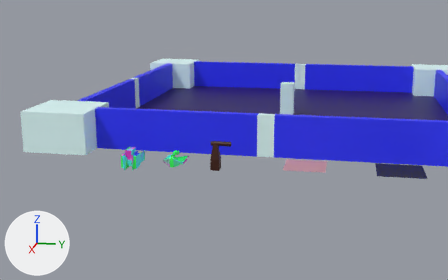
Before and after pictures for a commit that changed the Blender file assets/models/world.blend.
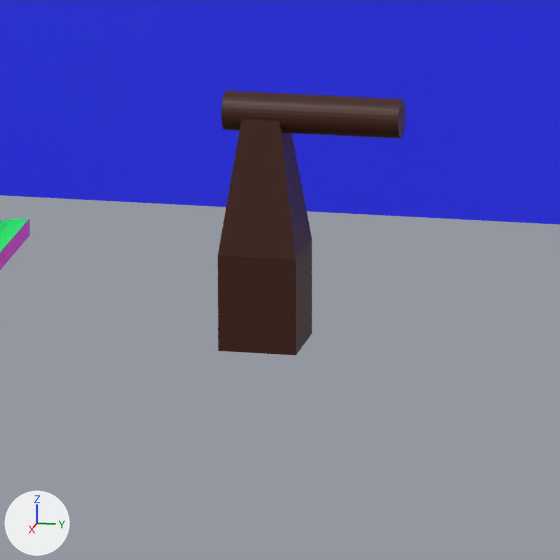
Each version appears first from a 50 mm lens placed at (191.3, 18.2, 38.7), pointed at (59.0, -8.3, 5.6), and next in a close-up on the part from 41% to 56% of the width and 47% to 69% of the height. Every picture has the same lights, and +X, +Y and +Z are marked at lower left.

The older version as bpy lines, for what is in view:
```python
me_cube_003 = bpy.data.meshes.new('Cube.003')
me_cube_003.from_pydata(...)  # 12 vertices, 10 faces; spans x -1.0..1.0, y -1.0..1.0, z -1.0..5.0
me_cube_003.materials.append(mat_material_002)  # picture img_tower_texture_png
me_cube_045 = bpy.data.meshes.new('Cube.045')
me_cube_045.from_pydata(...)  # a box spanning x -1.0..1.0, y -1.0..1.0, z -1.0..1.0
me_cube_045.materials.append(mat_wallmaterial05)  # picture img_wall_texture_png
me_cylinder = bpy.data.meshes.new('Cylinder')
me_cylinder.from_pydata(...)  # a 32-sided cylinder along z spanning x -0.49..0.49, y -0.49..0.49, z -3.5..1.0
me_cylinder.materials.append(mat_material)  # picture img_tower_gun_texture_png
ob_tower = bpy.data.objects.new('Tower', me_cube_003)
ob_tower.location = (60.0, -10.0, 0.0)
ob_towergun = bpy.data.objects.new('TowerGun', me_cylinder)
ob_towergun.parent = ob_tower
ob_towergun.matrix_parent_inverse = Matrix(((1.0, 0.0, 0.0, -70.0), (0.0, 1.0, 0.0, 10.0), (0.0, 0.0, 1.0, 0.0), (0.0, 0.0, 0.0, 1.0)))
ob_towergun.location = (70.0, -10.0, 5.0)
ob_towergun.rotation_euler = (1.571, 0.0, 0.0)  # degrees (90, 0, 0)
ob_wall05 = bpy.data.objects.new('Wall05', me_cube_045)
ob_wall05.location = (50.0, -22.0, 5.0)
ob_wall05.scale = (1.0, 20.0, 5.0)
# also in view: 'Ship01' at (57.6, -19.9, 0.5)
```
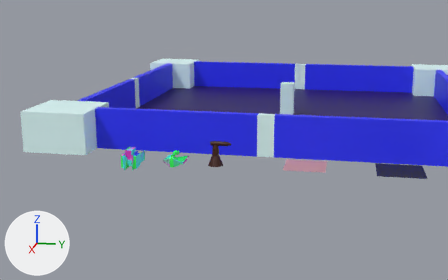
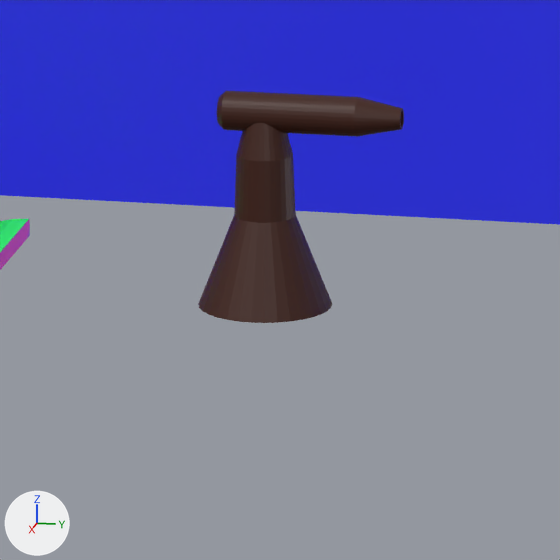
Changed parts and their boxes (x1, y1, x2, y2) in the close-ups (560 x 560 px):
```json
{"object": "Tower", "change": "reshaped", "before": [218, 119, 312, 355], "after": [198, 123, 332, 323], "on screen": "42% wider, 15% shorter"}
{"object": "TowerGun", "change": "reshaped, moved", "before": [221, 91, 406, 139], "after": [217, 91, 404, 136], "on screen": "6% shorter"}
```

The change, as JSON lines over the scene's bpy script:
```json
{"block": "me_cube_003", "where": "# used by ob_tower; location = (60.0, -10.0, 0.0)"}
{"op": "remove", "block": "me_cube_003", "code": "me_cube_003.from_pydata(...)  # 12 vertices, 10 faces; spans x -1.0..1.0, y -1.0..1.0, z -1.0..5.0"}
{"op": "add", "block": "me_cube_003", "code": "me_cube_003.from_pydata(...)  # 128 vertices, 98 faces; spans x -1.69..1.69, y -1.69..1.69, z 0.0..4.88"}
{"block": "me_cube_003", "change": "me_cube_003 part 2: the whole mesh is rebuilt"}
{"block": "me_cylinder", "where": "# used by ob_towergun; parent = ob_tower; location = (70.0, -10.0, 5.0); rotation_euler = (1.571, 0.0, 0.0), in degrees (90, 0, 0)"}
{"op": "remove", "block": "me_cylinder", "code": "me_cylinder.from_pydata(...)  # 64 vertices, 34 faces; spans x -0.49..0.49, y -0.49..0.49, z -3.5..1.0"}
{"op": "add", "block": "me_cylinder", "code": "me_cylinder.from_pydata(...)  # 192 vertices, 162 faces; spans x -0.49..0.49, y -0.49..0.49, z -3.5..1.15"}
{"block": "me_cylinder", "change": "me_cylinder part 1"}
{"block": "me_cylinder", "change": "32 vertices are removed from x -0.49..0.49, y -0.49..0.49, z -3.5"}
{"block": "me_cylinder", "change": "34 faces are deleted"}
{"block": "me_cylinder", "change": "96 vertices are added at x -0.36..0.36, y -0.36..0.36, z -3.5..1.15"}
{"block": "me_cylinder", "change": "32 new vertices lie (0.0, 0.0, -3.38) away from vertices in x -0.49..0.49, y -0.49..0.49, z 1.0"}
{"block": "me_cylinder", "change": "32 new vertices lie (0.0, 0.0, 1.57) away from vertices in x -0.21..0.21, y -0.21..0.21, z -3.5"}
{"block": "me_cylinder", "change": "162 new faces join them"}
{"op": "set", "path": "ob_towergun.matrix_parent_inverse", "old": "Matrix(((1.0, 0.0, 0.0, -70.0), (0.0, 1.0, 0.0, 10.0), (0.0, 0.0, 1.0, 0.0), (0.0, 0.0, 0.0, 1.0)))", "new": "Matrix(((1.0, 0.0, 0.0, -60.0), (0.0, 1.0, 0.0, 10.0), (0.0, 0.0, 1.0, 0.0), (0.0, 0.0, 0.0, 1.0)))"}
{"op": "set", "path": "ob_towergun.location", "old": "(70.0, -10.0, 5.0)", "new": "(60.0, -10.0, 5.0)"}
```
